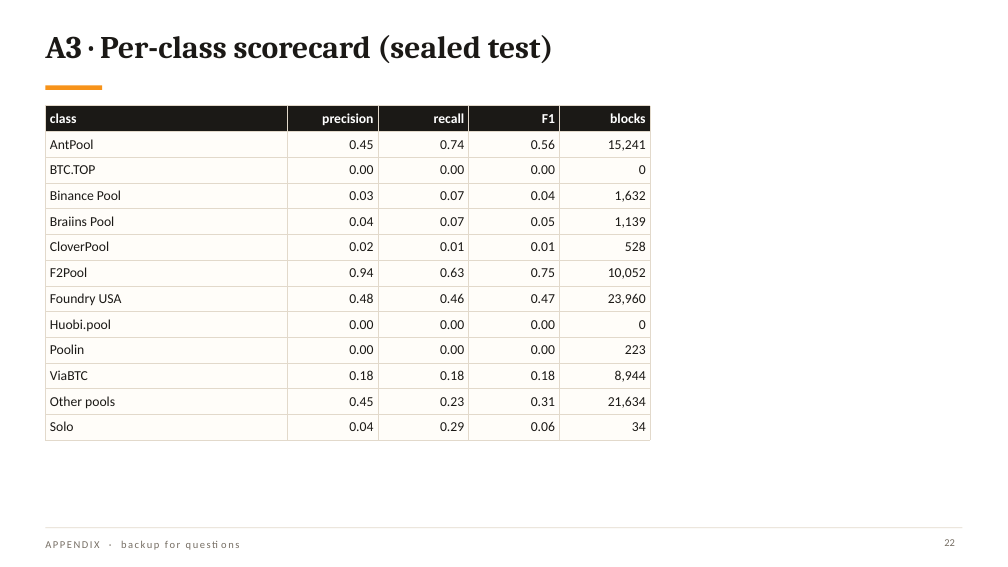
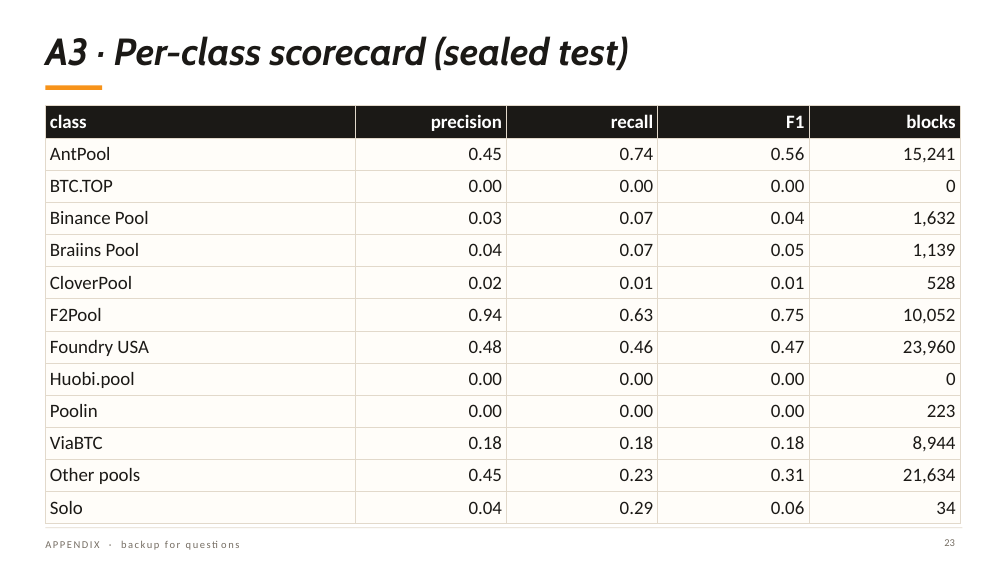
Before and after one commit to ansonlo-dev/HashAtlas, a slide deck: slide 23 of presentation/HashAtlas.pptx (slide 22 before the commit). Drawn at 1008x567 pixels with LibreOffice and Linux fonts; fonts in the diff are those of the drawing; background and template pictures are left out. Boxes give left, top, right and bottom in pixels: in the first picture for what was removed or moved away, otherwise in the second. Text is boxed around its words. In the diff, an @@ line names an element or a change of style, - is before the commit and + after.

```diff
--- a/presentation/HashAtlas.pptx
+++ b/presentation/HashAtlas.pptx
@@ title "A3 · Per-class scorecard (sealed ..." at (45,36,628,70): size 30 to 36 pt, font Cambria to Cabin, italic on @@
@@ table at (45,106,960,518) @@
@@ size 13 to 18 pt @@
@@ table: place and size @@
-table at (45,106,650,435)
+table at (45,106,960,518)
```
Also in this commit, not shown: 21 other slides changed, 1 slide added, 15 other files.
